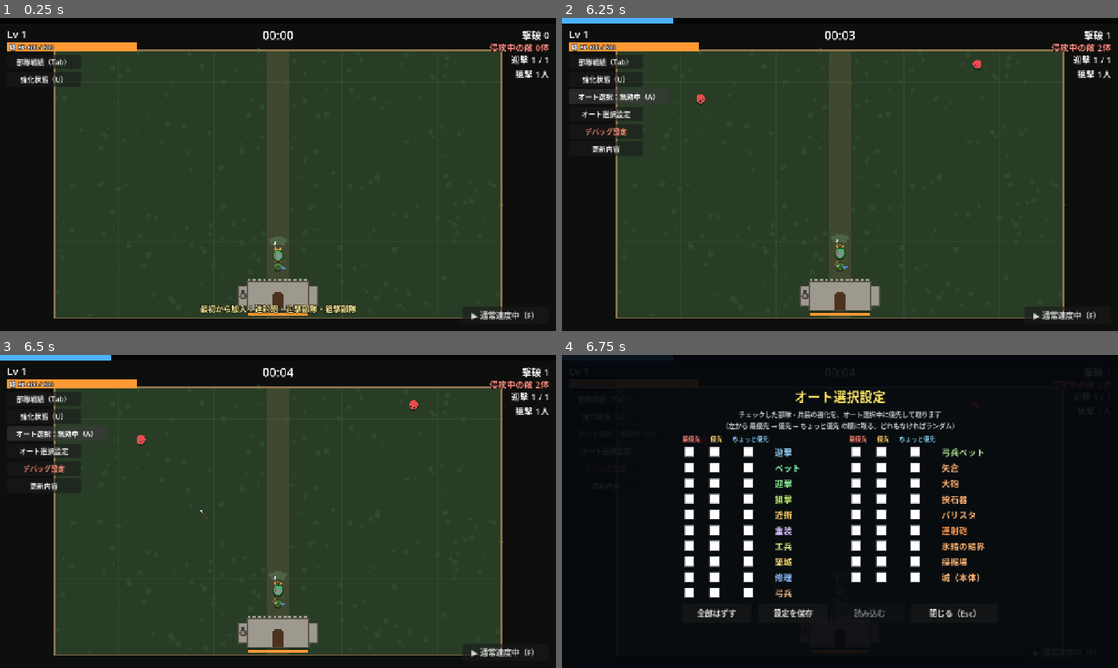
Above: before the commit, frames 1-4 (two rows, left to right).
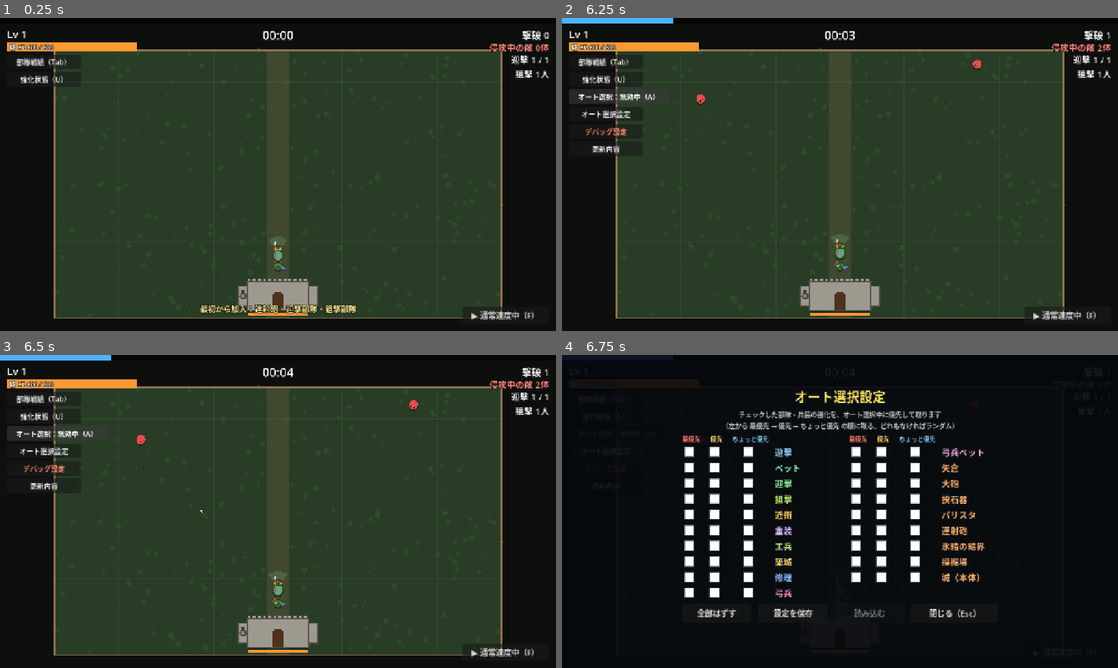
Above: after the commit, the same moments.

Repository: sukepuu/vgnfhusi4v3128904cmtu31
Game: Godot game, scene res://scenes/main.tscn
The game is run twice, just before and just after one commit, with the same random seed, the same clock (stepped at 60 frames per second) and the same inputs.
Inputs (mouse positions are in pixels of both pictures, inside the frame that each line leads up to):
- Up to frame 1 (0.25 s): no input
- Up to frame 2 (6.25 s): click "部隊戦績（Tab）" at 0.5 s; click "強化状態（U）" at 1.25 s; click "▶ 通常速度中（F）" at 2 s; click "閉じる（Tab）" at 2.75 s; tap Enter at 3.5 s; move the mouse to (962, 158) at 3.52 s; tap R at 3.6 s; click (962, 158) at 3.67 s; move the mouse to (728, 190) at 4.27 s; hold A 4.28-5 s; tap M at 4.35 s; click "オート選択：無効中（A）" at 5 s; click "オート選択：有効中（A）" at 5.75 s
- Up to frame 3 (6.5 s): no input
- Up to frame 4 (6.75 s): click "オート選択設定" at 6.5 s

Frames 1-3 are identical in both runs. In frame 4, 0.2% of the frame differs, in the area x 38-76%, y 29-78%.

Commit message:
メニューの文字色：弓兵をピンク、弓兵ペットを薄いピンク、連射砲をほかの城の兵装と同じ色に
Co-Authored-By: Claude Opus 5.5 <noreply@anthropic.com>
Claude-Session: https://claude.ai/code/session_011NyugcHQ7VLrKVd7aaRyr2

Diff:
--- a/auto_soldier/scripts/stats_ui.gd
+++ b/auto_soldier/scripts/stats_ui.gd
@@ -13,7 +13,7 @@
 	"soldier": Color(0.6, 0.85, 1.0), "pet": Color(0.55, 1.0, 0.75), "guard": Color(0.6, 1.0, 0.65),
 	"sniper": Color(0.75, 0.95, 0.45), "knight": Color(1.0, 0.82, 0.4), "repair": Color(0.55, 0.75, 1.0),
 	"heavy": Color(0.85, 0.75, 1.0), "engineer": Color(0.8, 0.9, 0.5), "builder": Color(1.0, 0.88, 0.45),
-	"archer": Color(0.9, 0.7, 0.5), "archer_pet": Color(0.7, 0.9, 0.6),
+	"archer": Color(1.0, 0.55, 0.8), "archer_pet": Color(1.0, 0.7, 0.9),
 	"castle": Color(1.0, 0.7, 0.45)}
 const COL_WIDTHS := [250, 115, 65, 115, 115, 190]
 
--- a/auto_soldier/scripts/upgrades.gd
+++ b/auto_soldier/scripts/upgrades.gd
@@ -347,10 +347,10 @@
 	"heavy": "重装", "engineer": "工兵", "repair": "修理", "archer": "弓兵", "archer_pet": "弓兵ペット", "castle": "城"}
 const CAT_COLOR := {
 	"pet": Color(0.55, 1.0, 0.75), "knight": Color(1.0, 0.82, 0.4), "repair": Color(0.55, 0.75, 1.0),
-	"sniper": Color(0.75, 0.95, 0.45), "archer": Color(0.9, 0.7, 0.5), "archer_pet": Color(0.7, 0.9, 0.6),
+	"sniper": Color(0.75, 0.95, 0.45), "archer": Color(1.0, 0.55, 0.8), "archer_pet": Color(1.0, 0.7, 0.9),
 	"soldier": Color(0.6, 0.85, 1.0), "builder": Color(1.0, 0.88, 0.45),
 	"guard": Color(0.6, 1.0, 0.65), "heavy": Color(0.85, 0.75, 1.0), "engineer": Color(0.8, 0.9, 0.5),
-	"castle": Color(1.0, 0.7, 0.45), "rapid": Color(1.0, 0.6, 0.3)}
+	"castle": Color(1.0, 0.7, 0.45), "rapid": Color(1.0, 0.7, 0.45)}
 
 
 ## オート選択設定などで使う「部隊・兵装」の一覧（表示名, キー）
